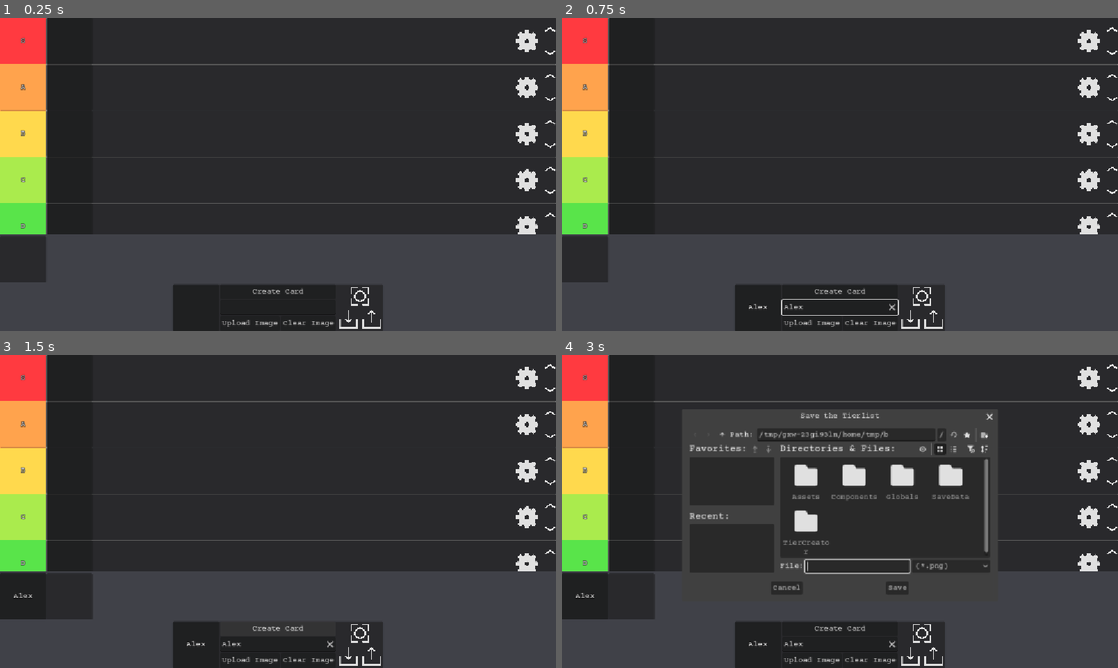
Above: before the commit, frames 1-4 (two rows, left to right).
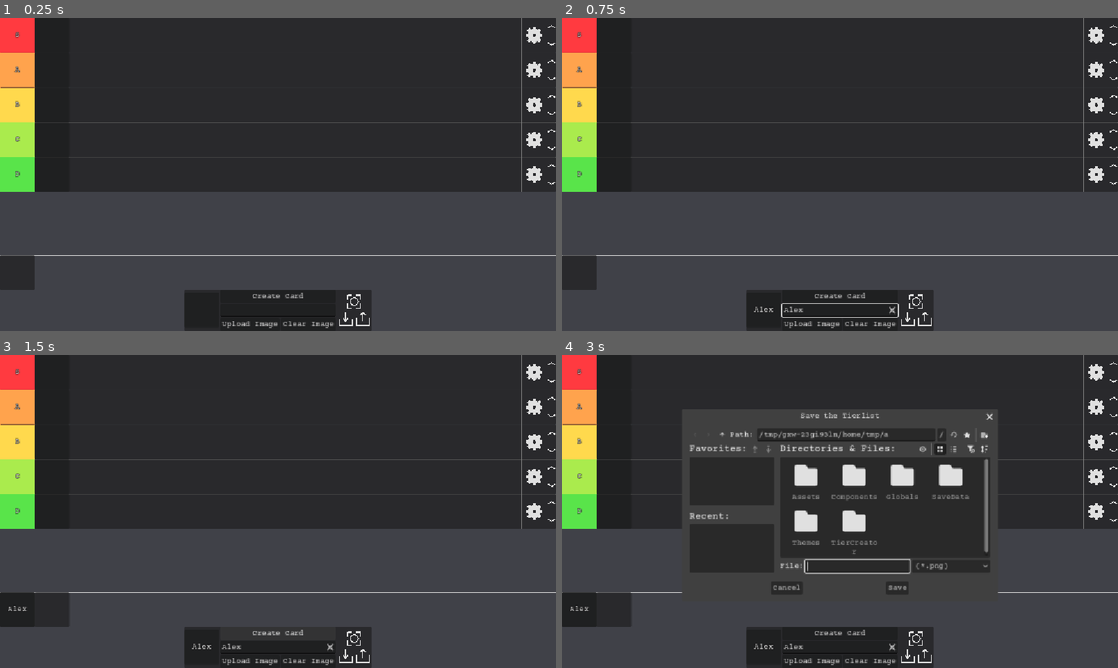
Above: after the commit, the same moments.

Repository: White-Dove-Gamedev/Tier-Creator
Game: Godot game, scene res://TierCreator/tier_creator.tscn
Two runs of this game, one before a commit and one after it. Both use one fixed random seed, a clock stepped at 60 frames per second and the inputs below.
Inputs (mouse positions are in pixels of both pictures, inside the frame that each line leads up to; where the layout moved, square brackets give the same spot in the first picture):
- Up to frame 1 (0.25 s): no input
- Up to frame 2 (0.75 s): click (840, 309) at 0.52 s; type "Alex" at 0.6 s
- Up to frame 3 (1.5 s): click "Create Card" at 1.25 s
- Up to frame 4 (3 s): click "Clear Image" at 2 s; click (917, 639) [923, 633] at 2.75 s

The runs differ from the first frame. In frame 1, 21% of the frame differs, in the area x 0-100%, y 0-100%; in frame 2, 22%; in frame 3, 22%; in frame 4, 15%.

Commit message:
Add default theme and scale down size by 0.75

Diff:
--- a/Globals/Utils.gd
+++ b/Globals/Utils.gd
@@ -1,9 +1,9 @@
 class_name Utils
 
-const MIN_SIZE_X: float = 96.0
-const MIN_SIZE_Y: float = 96.0
-const MAX_SIZE_X: float = 96.0
-const MAX_SIZE_Y: float = 96.0
+const MIN_SIZE_X: float = 96.0 * 0.75
+const MIN_SIZE_Y: float = 96.0 * 0.75
+const MAX_SIZE_X: float = 96.0 * 0.75
+const MAX_SIZE_Y: float = 96.0 * 0.75
 
 static func strip_components(node: Node, include_internal: bool = false) -> void:
 	for child in node.get_children():
--- /dev/null
+++ b/Themes/default.tres
@@ -0,0 +1,6 @@
+[gd_resource type="Theme" format=3 uid="uid://bkj7oet21dmr7"]
+
+[resource]
+Button/font_sizes/font_size = 13
+Label/font_sizes/font_size = 13
+LineEdit/font_sizes/font_size = 13
--- a/TierCreator/card_creator.gd
+++ b/TierCreator/card_creator.gd
@@ -63,6 +63,7 @@
 	preview_panel_container.custom_minimum_size = Vector2(Utils.MIN_SIZE_X, Utils.MIN_SIZE_Y)
 	preview_panel_container.custom_maximum_size = Vector2(Utils.MAX_SIZE_X, Utils.MAX_SIZE_Y)
 	preview_panel_container.mouse_filter = Control.MOUSE_FILTER_IGNORE
+	preview_panel_container.size_flags_vertical = Control.SIZE_SHRINK_CENTER
 
 
 func set_screenshot_texture_button() -> void:
@@ -97,6 +98,7 @@
 
 func set_shares_v_box_container() -> void:
 	shares_v_box_container.add_theme_constant_override(&"separation", 0)
+	shares_v_box_container.size_flags_vertical = Control.SIZE_SHRINK_CENTER
 
 
 func set_saves_h_box_container() -> void:
--- a/TierCreator/card_creator.tscn
+++ b/TierCreator/card_creator.tscn
@@ -29,22 +29,23 @@
 
 [node name="PreviewPanelContainer" type="PanelContainer" parent="PreviewHBoxContainer" unique_id=1001501414]
 unique_name_in_owner = true
-custom_minimum_size = Vector2(96, 96)
-custom_maximum_size = Vector2(96, 96)
+custom_minimum_size = Vector2(72, 72)
+custom_maximum_size = Vector2(72, 72)
 layout_mode = 2
+size_flags_vertical = 4
 mouse_filter = 2
 
 [node name="PreviewTextureRect" type="TextureRect" parent="PreviewHBoxContainer/PreviewPanelContainer" unique_id=1720797538]
 unique_name_in_owner = true
-custom_minimum_size = Vector2(96, 96)
-custom_maximum_size = Vector2(96, 96)
+custom_minimum_size = Vector2(72, 72)
+custom_maximum_size = Vector2(72, 72)
 layout_mode = 2
 mouse_filter = 2
 
 [node name="PreviewLabel" type="Label" parent="PreviewHBoxContainer/PreviewPanelContainer" unique_id=2098208813]
 unique_name_in_owner = true
-custom_minimum_size = Vector2(96, 96)
-custom_maximum_size = Vector2(96, 96)
+custom_minimum_size = Vector2(72, 72)
+custom_maximum_size = Vector2(72, 72)
 layout_mode = 2
 size_flags_vertical = 1
 theme_override_constants/line_spacing = 0
@@ -94,12 +95,13 @@
 [node name="SharesVBoxContainer" type="VBoxContainer" parent="PreviewHBoxContainer" unique_id=1563249461]
 unique_name_in_owner = true
 layout_mode = 2
+size_flags_vertical = 4
 theme_override_constants/separation = 0
 
 [node name="ScreenshotTextureButton" type="TextureButton" parent="PreviewHBoxContainer/SharesVBoxContainer" unique_id=892036664]
 unique_name_in_owner = true
-custom_minimum_size = Vector2(48, 48)
-custom_maximum_size = Vector2(48, 48)
+custom_minimum_size = Vector2(36, 36)
+custom_maximum_size = Vector2(36, 36)
 layout_mode = 2
 size_flags_horizontal = 4
 mouse_default_cursor_shape = 2
@@ -114,8 +116,8 @@
 
 [node name="ImportTextureButton" type="TextureButton" parent="PreviewHBoxContainer/SharesVBoxContainer/SavesHBoxContainer" unique_id=1879255872]
 unique_name_in_owner = true
-custom_minimum_size = Vector2(48, 48)
-custom_maximum_size = Vector2(48, 48)
+custom_minimum_size = Vector2(36, 36)
+custom_maximum_size = Vector2(36, 36)
 layout_mode = 2
 mouse_default_cursor_shape = 2
 texture_normal = ExtResource("3_xrcux")
@@ -124,8 +126,8 @@
 
 [node name="ExportTextureButton" type="TextureButton" parent="PreviewHBoxContainer/SharesVBoxContainer/SavesHBoxContainer" unique_id=647230858]
 unique_name_in_owner = true
-custom_minimum_size = Vector2(48, 48)
-custom_maximum_size = Vector2(48, 48)
+custom_minimum_size = Vector2(36, 36)
+custom_maximum_size = Vector2(36, 36)
 layout_mode = 2
 mouse_default_cursor_shape = 2
 texture_normal = ExtResource("4_4dpod")
--- a/TierCreator/tier_category.tscn
+++ b/TierCreator/tier_category.tscn
@@ -8,7 +8,7 @@
 [node name="TierCategory" type="PanelContainer" unique_id=8652485]
 anchors_preset = 10
 anchor_right = 1.0
-offset_bottom = 96.0
+offset_bottom = 72.0
 grow_horizontal = 2
 mouse_filter = 2
 script = ExtResource("1_5sviv")
@@ -20,6 +20,8 @@
 
 [node name="TierName" parent="CategoryHBoxContainer" unique_id=1170985678 instance=ExtResource("1_k55r5")]
 unique_name_in_owner = true
+custom_minimum_size = Vector2(72, 72)
+custom_maximum_size = Vector2(72, -1)
 layout_mode = 2
 
 [node name="LeftVSeparator" type="VSeparator" parent="CategoryHBoxContainer" unique_id=2099754210]
@@ -28,10 +30,11 @@
 
 [node name="CardGrid" parent="CategoryHBoxContainer" unique_id=1722160495 instance=ExtResource("2_5sviv")]
 unique_name_in_owner = true
-custom_minimum_size = Vector2(960, -1)
+custom_minimum_size = Vector2(1008, -1)
 layout_mode = 2
 size_flags_horizontal = 3
 mouse_filter = 2
+columns = 14
 
 [node name="RightVSeparator" type="VSeparator" parent="CategoryHBoxContainer" unique_id=1164313028]
 layout_mode = 2
@@ -39,6 +42,8 @@
 
 [node name="CategorySettings" parent="CategoryHBoxContainer" unique_id=1508587497 instance=ExtResource("3_jilyv")]
 unique_name_in_owner = true
+custom_minimum_size = Vector2(18, -1)
+custom_maximum_size = Vector2(72, -1)
 layout_mode = 2
 
 [node name="HSeparator" type="HSeparator" parent="." unique_id=1441141731]
--- a/TierCreator/tier_creator.gd
+++ b/TierCreator/tier_creator.gd
@@ -57,6 +57,7 @@
 
 func set_card_v_box_container() -> void:
 	card_v_box_container.mouse_filter = Control.MOUSE_FILTER_IGNORE
+	card_v_box_container.add_theme_constant_override(&"separation", 0)
 
 
 func set_card_bench_scroll_container() -> void:
--- a/TierCreator/tier_creator.tscn
+++ b/TierCreator/tier_creator.tscn
@@ -6,6 +6,9 @@
 [ext_resource type="Script" uid="uid://c32qg3hrss2pd" path="res://TierCreator/card_layer.gd" id="3_y30xa"]
 [ext_resource type="PackedScene" uid="uid://bsqvo200gwsv4" path="res://TierCreator/card_creator.tscn" id="4_ur4ft"]
 [ext_resource type="PackedScene" uid="uid://pplbxvqaccpg" path="res://TierCreator/settings_window.tscn" id="6_y30xa"]
+
+[sub_resource type="StyleBoxLine" id="StyleBoxLine_y30xa"]
+color = Color(0.8784314, 0.8784314, 0.8784314, 1)
 
 [node name="TierCreator" type="Node" unique_id=247970823]
 script = ExtResource("1_splso")
@@ -24,15 +27,22 @@
 layout_mode = 2
 size_flags_vertical = 3
 
+[node name="HSeparator" type="HSeparator" parent="CardVBoxContainer" unique_id=962661364]
+layout_mode = 2
+theme_override_constants/separation = 0
+theme_override_styles/separator = SubResource("StyleBoxLine_y30xa")
+
 [node name="CardBenchScrollContainer" type="ScrollContainer" parent="CardVBoxContainer" unique_id=1814921985]
 unique_name_in_owner = true
-custom_minimum_size = Vector2(-1, 96)
+custom_minimum_size = Vector2(-1, 72)
 layout_mode = 2
 vertical_scroll_mode = 3
 
 [node name="CardBench" parent="CardVBoxContainer/CardBenchScrollContainer" unique_id=472597272 instance=ExtResource("2_splso")]
 unique_name_in_owner = true
+custom_minimum_size = Vector2(1152, -1)
 layout_mode = 2
+columns = 16
 
 [node name="CardCreator" parent="CardVBoxContainer" unique_id=614640915 instance=ExtResource("4_ur4ft")]
 unique_name_in_owner = true
Not shown, changed: CHANGELOG.md
